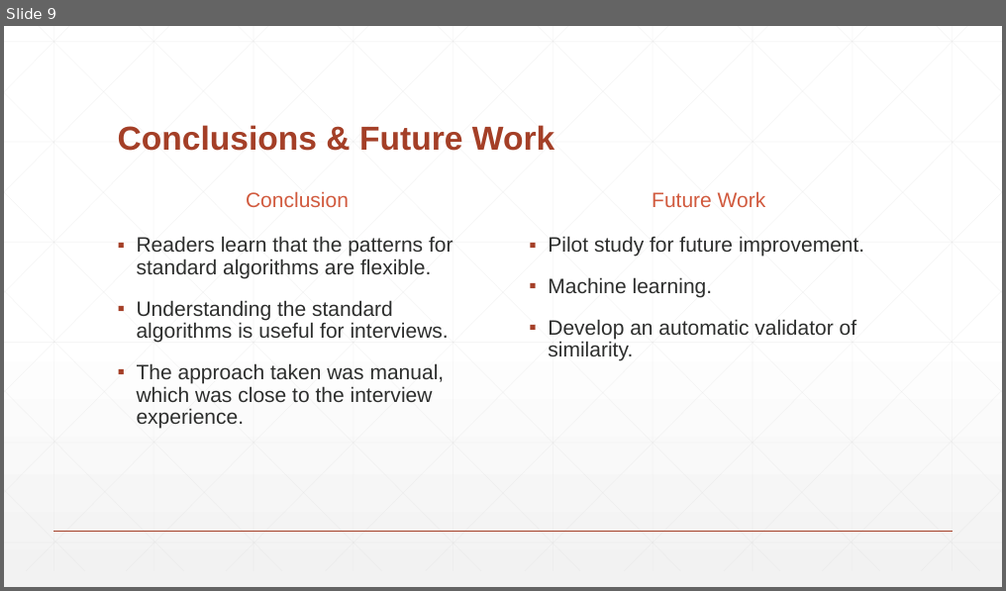
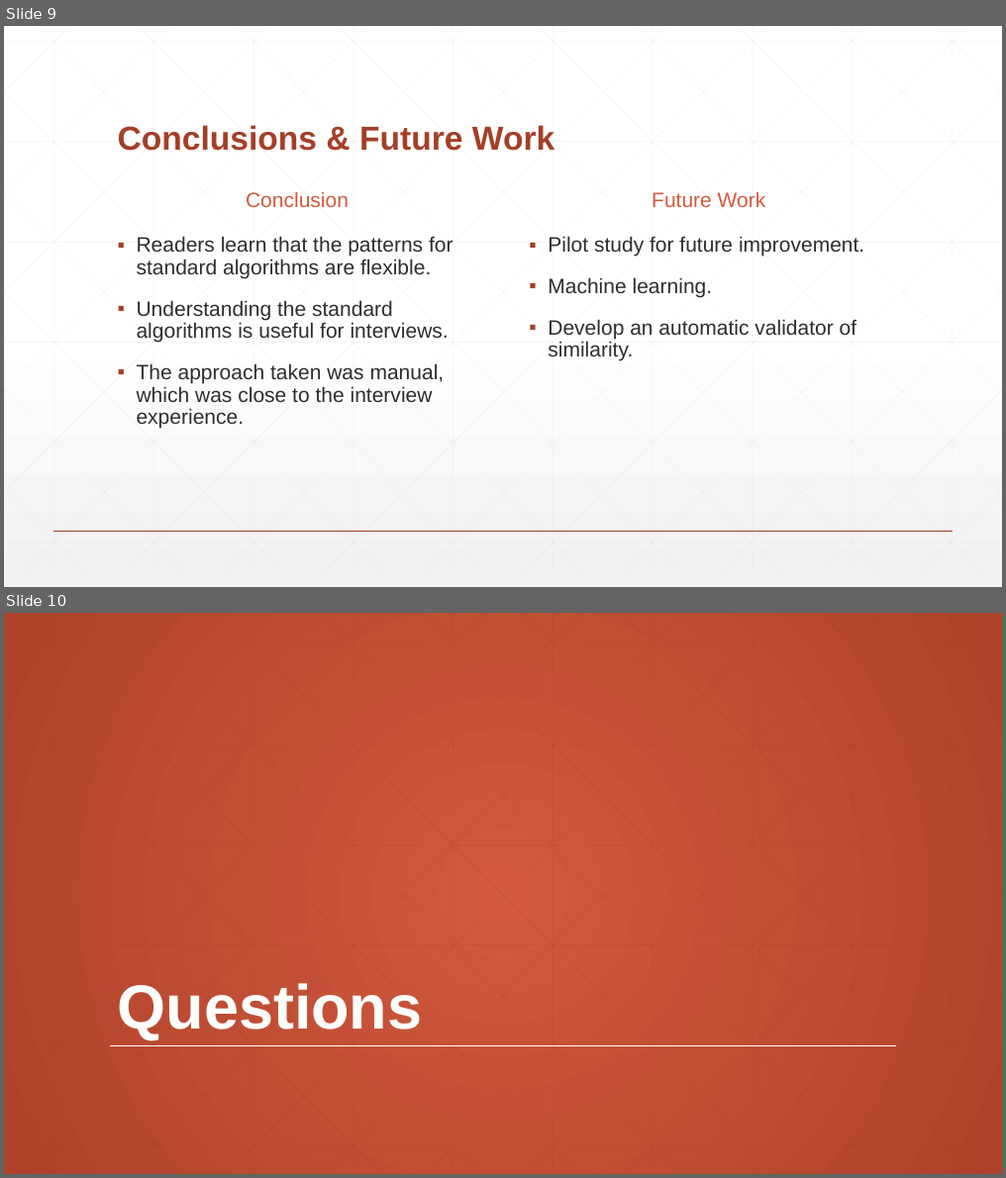
Before and after one commit to Demostroyer/interview-project, a slide deck: presentation/New Thesis Presentation.pptx. Shown one above the other, each under a label of ours: slide 9 before the commit, slides 9 and 10 after it. The pictures are 1006x591 and 1006x1178 pixels, drawn with LibreOffice and Linux fonts; fonts in the diff are those of the drawing. Boxes give left, top, right and bottom in pixels: in the first picture for what was removed or moved away, otherwise in the second. Text is boxed around its words. In the diff, an @@ line names an element or a change of style, - is before the commit and + after.

```diff
--- a/presentation/New Thesis Presentation.pptx
+++ b/presentation/New Thesis Presentation.pptx
@@ slide 10 added at box(4, 613, 1002, 1174), background gradient #D15A3E to #AF432A @@
@@ title added at box(118, 983, 423, 1040), 60 pt, text #FFFFFF, bold @@
+Questions
@@ line added from (110, 1047) to (896, 1047), #FFFFFF 1 pt @@
@@ group added at box(4, 613, 1002, 1174): 46 lines @@
```
Also in this commit, not shown: 3 slides changed, 1 slide removed.
